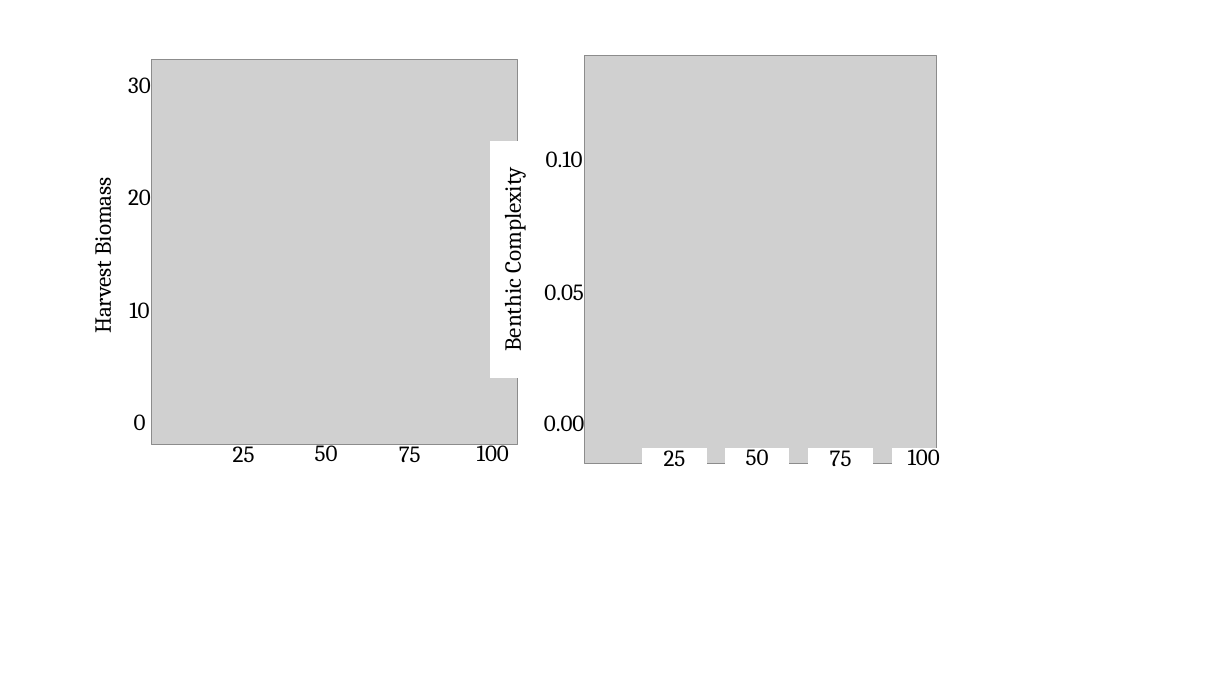
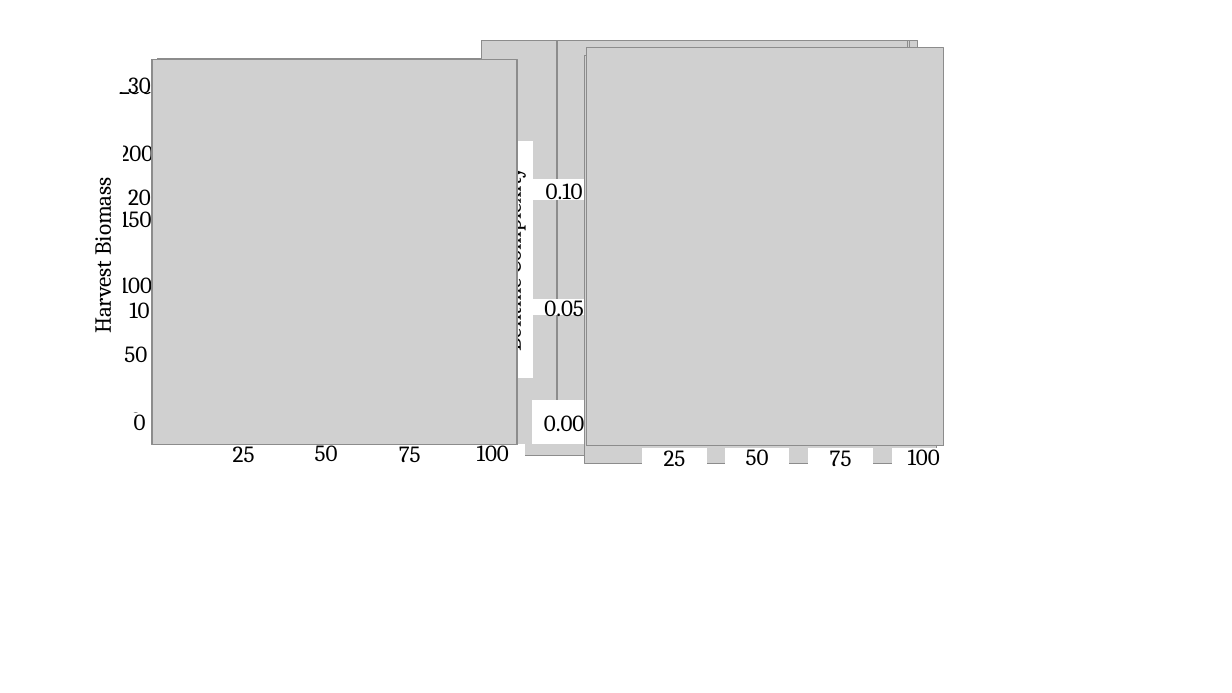
Before and after one commit to d3vynn/MBIO740_AMD, a slide deck: slide 6 of output/Figures/Figs.pptx (slide 11 before the commit). Drawn at 1232x693 pixels with LibreOffice and Linux fonts; fonts in the diff are those of the drawing; grey boxes stand for pictures. Boxes give left, top, right and bottom in pixels: in the first picture for what was removed or moved away, otherwise in the second. Text is boxed around its words. In the diff, an @@ line names an element or a change of style, - is before the commit and + after.

```diff
--- a/output/Figures/Figs.pptx
+++ b/output/Figures/Figs.pptx
@@ picture added at <box>154,59,515,445</box> @@
@@ group added at <box>104,59,510,444</box>: 5 rectangles, 2 pictures @@
+250
+150
+50
+200
+100
@@ picture added at <box>482,41,918,456</box> @@
@@ picture added at <box>556,41,910,419</box> @@
@@ picture added at <box>558,41,908,416</box> @@
@@ picture added at <box>587,56,944,445</box> @@
@@ picture added at <box>587,48,944,445</box> @@
@@ picture added at <box>152,60,517,445</box> @@
@@ rectangle "0.10": place and size @@
-rectangle "0.10" at <box>532,149,595,168</box>
+rectangle "0.10" at <box>532,180,595,200</box>
@@ rectangle "0.05": place and size @@
-rectangle "0.05" at <box>532,285,595,299</box>
+rectangle "0.05" at <box>532,299,595,314</box>
```
Also in this commit, not shown: 1 other slide changed, 5 slides added, 7 slides removed, 22 other files.
